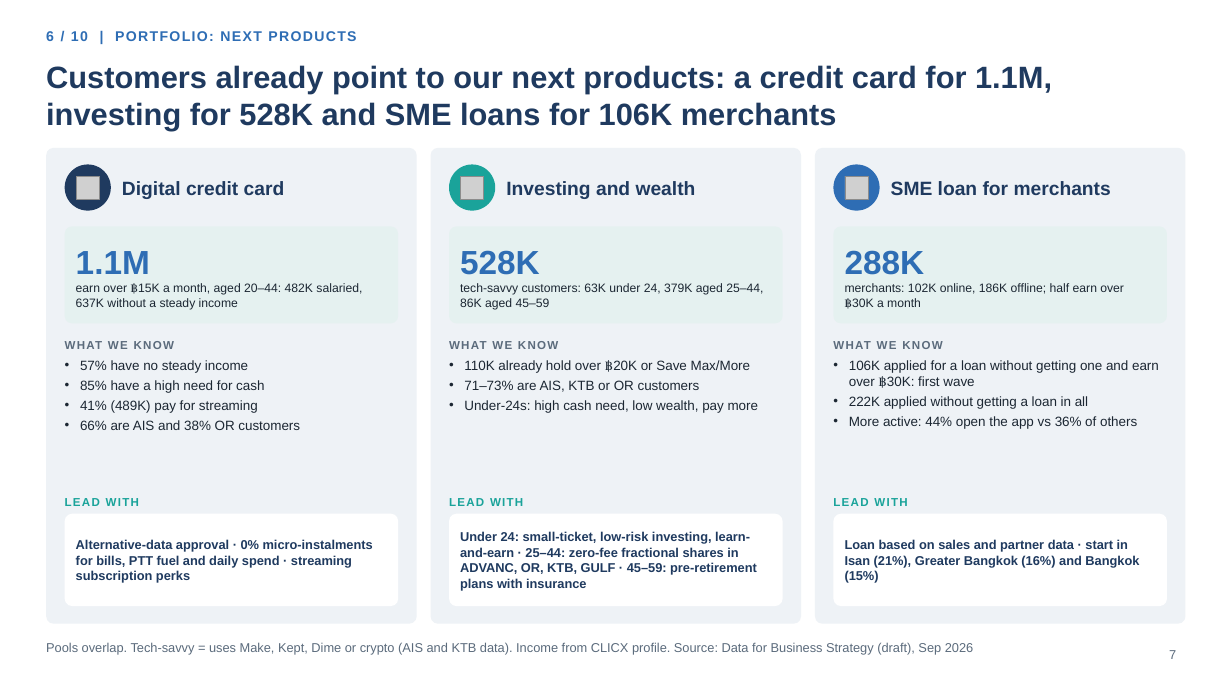
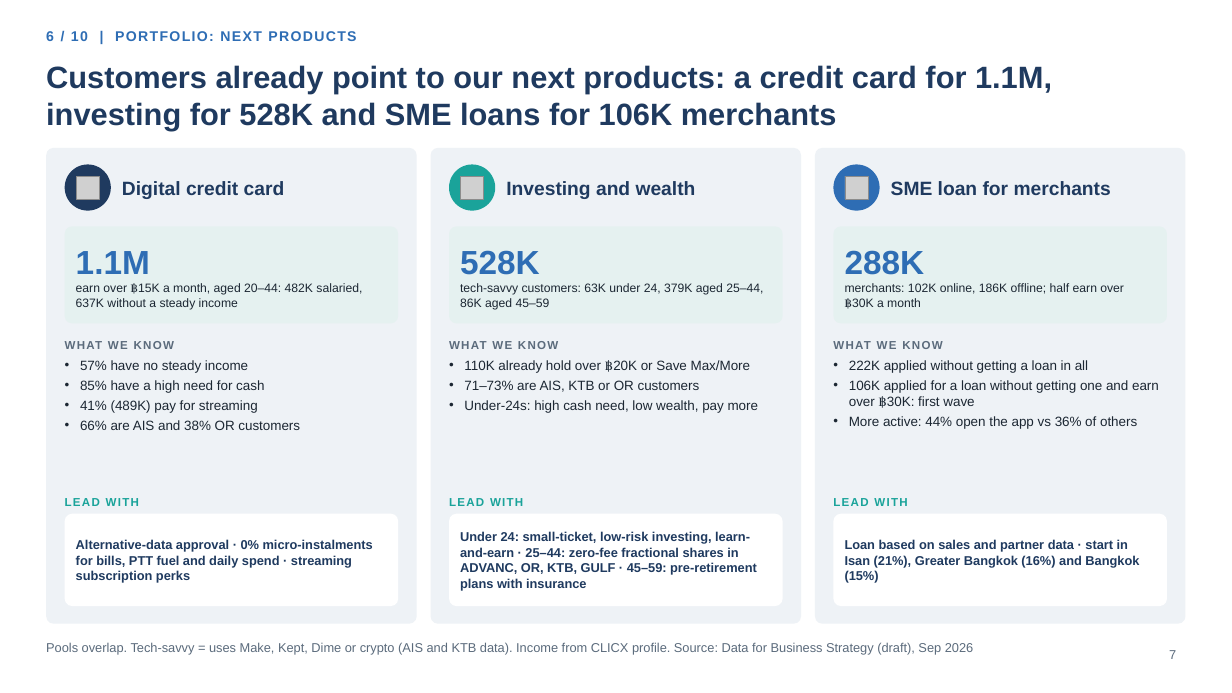
Before and after one commit to hweisim/claude_code, a slide deck: slide 7 of clicx_insights/CLICX_Storyline_v2.pptx. Drawn at 1232x693 pixels with LibreOffice and Linux fonts; fonts in the diff are those of the drawing; grey boxes stand for pictures; background and template pictures are left out. Boxes give left, top, right and bottom in pixels: in the first picture for what was removed or moved away, otherwise in the second. Text is boxed around its words. In the diff, an @@ line names an element or a change of style, - is before the commit and + after.

```diff
--- a/clicx_insights/CLICX_Storyline_v2.pptx
+++ b/clicx_insights/CLICX_Storyline_v2.pptx
@@ text at (849, 360, 1088, 373): paragraph added @@
+• 222K applied without getting a loan in all
@@ text at (849, 396, 1088, 409): paragraph removed @@
-• 222K applied without getting a loan in all
```
Also in this commit, not shown: 2 other files.
